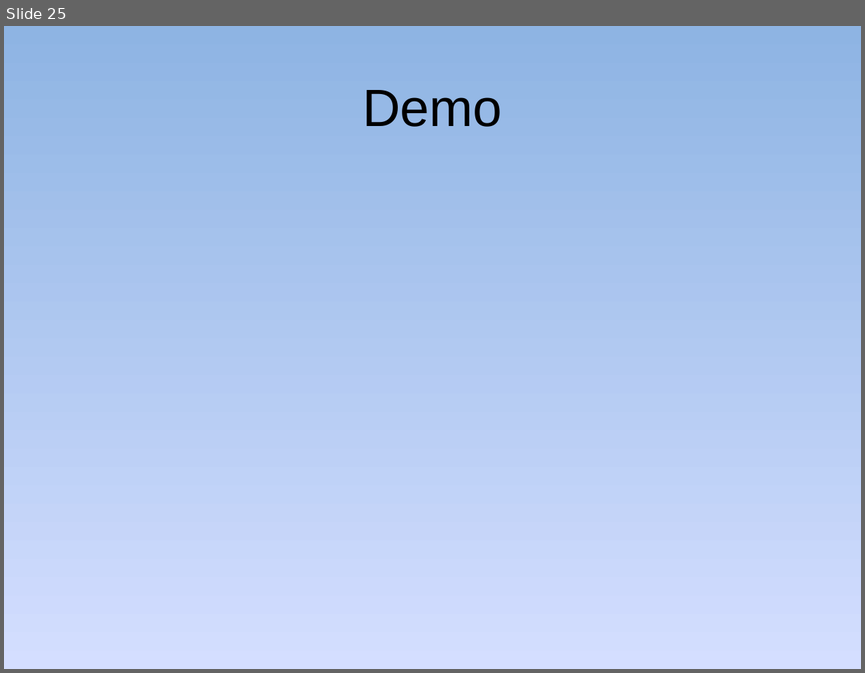
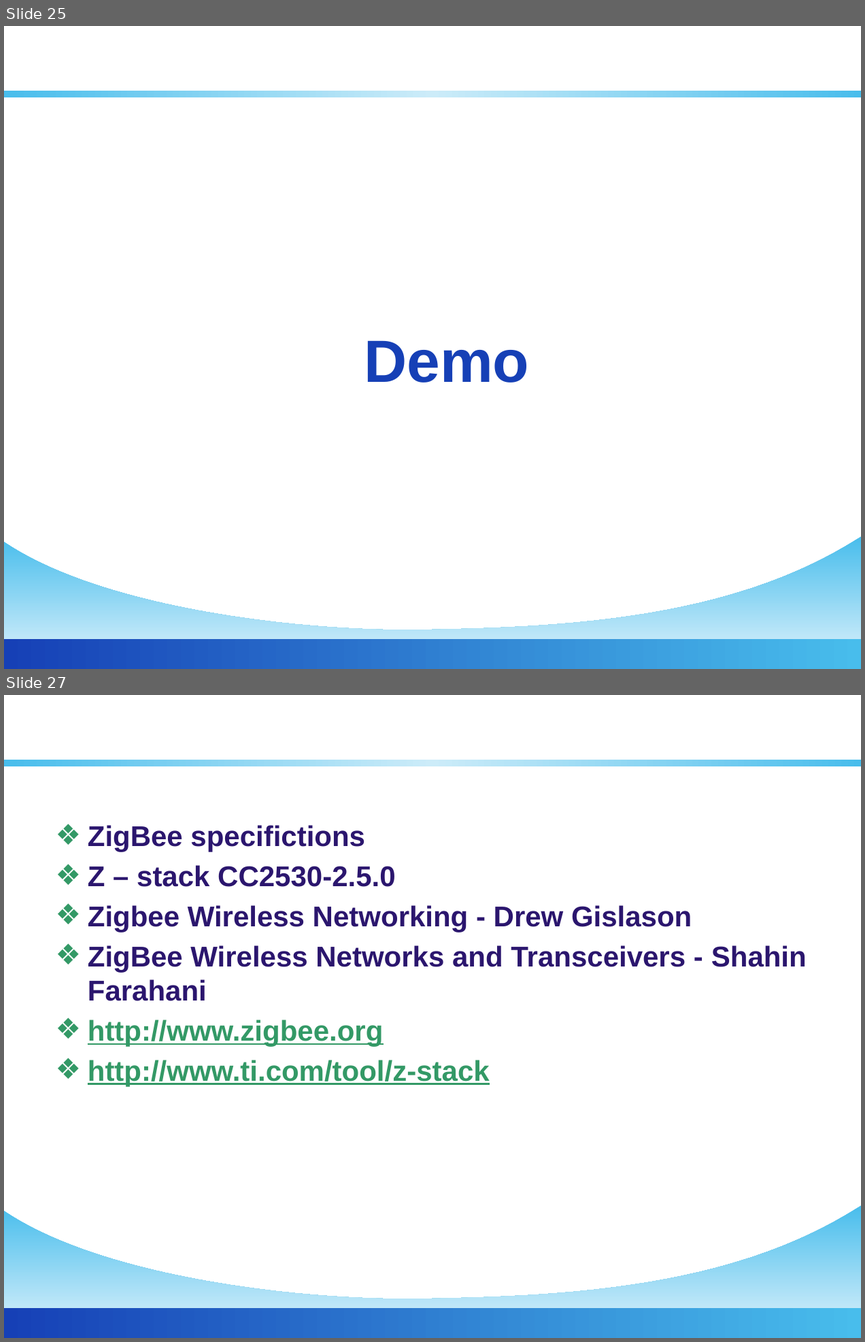
Before and after one commit to golf2109/zigbee-in-supermaket, a slide deck: docs/Report/Queue-Busting.pptx. Shown one above the other, each under a label of ours: slide 25 before the commit, slides 25 and 27 after it; the slides between them are not shown. The pictures are 865x673 and 865x1342 pixels, drawn with LibreOffice and Linux fonts; fonts in the diff are those of the drawing; background and template pictures are left out. Boxes give left, top, right and bottom in pixels: in the first picture for what was removed or moved away, otherwise in the second. Text is boxed around its words. In the diff, an @@ line names an element or a change of style, - is before the commit and + after.

Commit message:
* finish all parts except PC App * Phuc need to add his part following format of all slide

```diff
--- a/docs/Report/Queue-Busting.pptx
+++ b/docs/Report/Queue-Busting.pptx
@@ slide 27 added at (x1=4, y1=695, x2=861, y2=1338), background #FFFFFF; not listed: 3 template elements that a slide beside it also shows @@
@@ title added at (x1=4, y1=695, x2=861, y2=762), 40 pt, text #FFFFFF, bold @@
+Tài Liệu Tham Khảo
@@ text added at (x1=88, y1=825, x2=806, y2=1086), 24 pt, text #2B166E, bold @@
+❖ ZigBee specifictions
+❖ Z – stack CC2530-2.5.0
+❖ Zigbee Wireless Networking - Drew Gislason
+❖ ZigBee Wireless Networks and Transceivers - Shahin Farahani
+❖ http://www.zigbee.org
+❖ http://www.ti.com/tool/z-stack
@@ slide 25 changed as well @@
@@ background gradient #8EB4E3 to #D4DEFF to #96AB94 to #FFFFFF @@
@@ rectangle added at (x1=4, y1=91, x2=861, y2=98), fill gradient #48BDEC to #E0EFFA @@
@@ title "Demo" moved from (x1=362, y1=90, x2=502, y2=127) to (x1=364, y1=340, x2=529, y2=382) @@
@@ title "Demo" at (x1=364, y1=340, x2=529, y2=382): size 44 to 50 pt, text colour #000000 to #1640B6, bold on @@
@@ freeform shape added at (x1=4, y1=536, x2=861, y2=669), fill gradient #48BDEC to #EEF6FC @@
@@ rectangle added at (x1=4, y1=639, x2=861, y2=669), fill gradient #1640B6 to #48BDEC @@
```
Also in this commit, not shown: 18 other slides changed, 15 other slides added, 18 slides removed.
